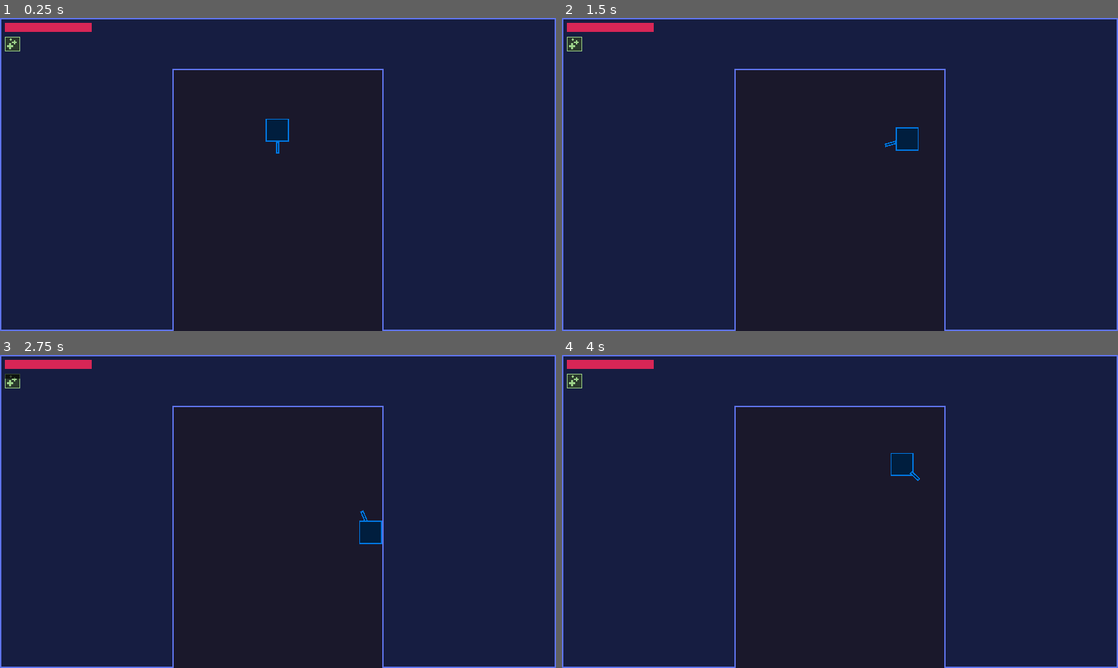
Above: before the commit, frames 1-4 (two rows, left to right).
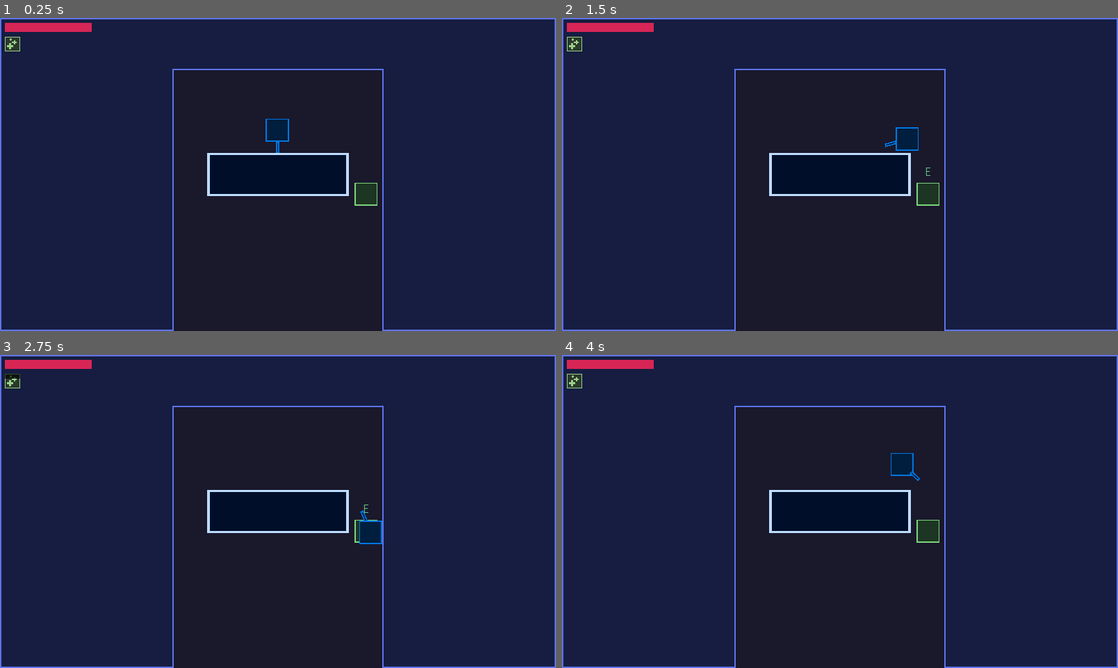
Above: after the commit, the same moments.

Repository: Lunatic-Games/project-beskar
Game: Godot game, scene res://game/game.tscn
Two runs of this game, one before a commit and one after it. Both use one fixed random seed, a clock stepped at 60 frames per second and the inputs below.
Inputs (mouse positions are in pixels of both pictures, inside the frame that each line leads up to):
- Up to frame 1 (0.25 s): no input
- Up to frame 2 (1.5 s): tap Enter at 0.5 s; move the mouse to (962, 158) at 0.52 s; hold D (move_right) 0.53-1.28 s; hold E (interact) 0.53-1.28 s; click (962, 158) at 0.67 s; move the mouse to (728, 190) at 1.27 s; hold S (move_down) from 1.28 s (still down); tap E (interact) at 1.35 s; click (728, 190) at 1.42 s
- Up to frame 3 (2.75 s): move the mouse to (333, 442) at 2.02 s; release S (move_down) at 2.03 s; hold D (move_right) from 2.03 s (still down); hold Q (primary_ability) from 2.03 s (still down); click (333, 442) at 2.17 s; tap E (interact) at 2.3 s
- Up to frame 4 (4 s): tap Space at 2.75 s; move the mouse to (812, 574) at 2.77 s; release D (move_right) at 2.78 s; release Q (primary_ability) at 2.78 s; hold W (move_up) 2.78-3.53 s; click (812, 574) at 2.85 s; tap E (interact) at 3.05, 3.8 s; move the mouse to (1006, 558) at 3.52 s; hold A (move_left) from 3.53 s (still down); hold Right mouse button (secondary_attack) from 3.53 s (still down); click (1006, 558) at 3.67 s

The runs differ from the first frame. In frame 1, 3.8% of the frame differs, in the area x 37-68%, y 43-60%; in frame 2, 3.8%; in frame 3, 3.6%; in frame 4, 3.8%.
Error after the commit: Parse Error: Class "DialogBox" hides a global script class. (res://dialog_manager/dialog_box/dialog_box.gd:1)

Commit message:
BSK-30 Interactable NPCs

Diff:
--- a/_data/location/_data/start_location.tscn
+++ b/_data/location/_data/start_location.tscn
@@ -1,6 +1,7 @@
-[gd_scene load_steps=4 format=3 uid="uid://bc7jgyfi6y7lr"]
+[gd_scene load_steps=5 format=3 uid="uid://bc7jgyfi6y7lr"]
 
 [ext_resource type="PackedScene" uid="uid://cerdey02xv82v" path="res://_data/location/location.tscn" id="1_myai6"]
+[ext_resource type="PackedScene" uid="uid://qykyhne7ihus" path="res://_data/location/interactable/npc/npc.tscn" id="2_e6ke1"]
 [ext_resource type="PackedScene" uid="uid://cdcf4bdeqakww" path="res://_data/location/gateway/gateway.tscn" id="2_gokdn"]
 
 [sub_resource type="RectangleShape2D" id="RectangleShape2D_4pl3s"]
@@ -15,6 +16,10 @@
 [node name="SouthEntrance" type="Marker2D" parent="Markers" index="1"]
 position = Vector2(960, 960)
 
+[node name="NPC" parent="NPCs" index="0" instance=ExtResource("2_e6ke1")]
+position = Vector2(1264, 608)
+dialog = Array[String](["Hello there!", "Good luck!"])
+
 [node name="SouthGateway" parent="Gateways" index="0" instance=ExtResource("2_gokdn")]
 position = Vector2(960, 1056)
 location_file = "res://_data/location/_data/enemy_location.tscn"
--- a/_data/location/interactable/npc/npc.gd
+++ b/_data/location/interactable/npc/npc.gd
@@ -8,4 +8,4 @@
 
 
 func _on_interact_area_interacted_with() -> void:
-	GlobalSignals.interacted_with_npc.emit(self)
+	GlobalSignals.dialog_request.emit(dialog)
--- a/_data/location/interactable/npc/npc.tscn
+++ b/_data/location/interactable/npc/npc.tscn
@@ -1,20 +1,27 @@
-[gd_scene load_steps=4 format=3 uid="uid://qykyhne7ihus"]
+[gd_scene load_steps=6 format=3 uid="uid://qykyhne7ihus"]
 
 [ext_resource type="PackedScene" uid="uid://bfvj0ohb6v0or" path="res://game/character/character.tscn" id="1_8ydxd"]
 [ext_resource type="Script" path="res://_data/location/interactable/npc/npc.gd" id="1_j12yd"]
+[ext_resource type="Texture2D" uid="uid://djy55utqyrcjj" path="res://_assets/art/player/player.png" id="3_hequf"]
+[ext_resource type="PackedScene" uid="uid://cacoagcticlyj" path="res://game/interact_area/interact_area.tscn" id="4_kj42j"]
 
 [sub_resource type="RectangleShape2D" id="RectangleShape2D_vocyv"]
 resource_local_to_scene = true
+size = Vector2(80, 80)
 
 [node name="NPC" instance=ExtResource("1_8ydxd")]
-collision_layer = 0
 script = ExtResource("1_j12yd")
 dialog = Array[String]([])
 ally_mask = 14
 
-[node name="CollisionShape" parent="." index="0"]
+[node name="Sprite" type="Sprite2D" parent="." index="0"]
+self_modulate = Color(0.580392, 0.945098, 0.537255, 1)
+texture = ExtResource("3_hequf")
+
+[node name="CollisionShape" parent="." index="1"]
+visible = false
 shape = SubResource("RectangleShape2D_vocyv")
 
-[node name="HitBox" parent="." index="1"]
-collision_layer = 16
-collision_mask = 0
+[node name="InteractArea" parent="." index="3" instance=ExtResource("4_kj42j")]
+
+[connection signal="interacted_with" from="InteractArea" to="." method="_on_interact_area_interacted_with"]
--- /dev/null
+++ b/dialog_manager/dialog_box/dialog_box.gd
@@ -0,0 +1,38 @@
+class_name DialogBox
+extends ColorRect
+
+
+const TEXT_CHARACTER_DELAY: float = 0.05
+
+var character_delay_timer: float = 0.0
+
+@onready var label: Label = $MarginContainer/Label
+
+
+func _process(delta: float) -> void:
+	if not visible:
+		return
+
+	if label.visible_characters < label.text.length():
+		character_delay_timer += delta
+
+		while character_delay_timer > TEXT_CHARACTER_DELAY:
+			label.visible_characters += 1
+			character_delay_timer -= TEXT_CHARACTER_DELAY
+
+
+func set_text(text: String):
+	label.text = text
+	label.visible_characters = 0
+
+
+func clear_text():
+	label.text = ""
+
+
+func is_still_typing_out():
+	return label.visible_characters < label.text.length()
+
+
+func skip_typing():
+	label.visible_characters = label.text.length()
--- /dev/null
+++ b/dialog_manager/dialog_box/dialog_box.tscn
@@ -0,0 +1,47 @@
+[gd_scene load_steps=3 format=3 uid="uid://7cudvwikqxt5"]
+
+[ext_resource type="Script" path="res://dialog_manager/dialog_box/dialog_box.gd" id="1_qbonc"]
+[ext_resource type="FontFile" uid="uid://dduvd5awse34i" path="res://_assets/fonts/Inconsolata.ttf" id="2_o7dw5"]
+
+[node name="DialogBox" type="ColorRect"]
+offset_left = 350.0
+offset_top = 432.0
+offset_right = 822.0
+offset_bottom = 560.0
+color = Color(0, 0.054902, 0.160784, 1)
+script = ExtResource("1_qbonc")
+
+[node name="Border" type="ColorRect" parent="."]
+show_behind_parent = true
+layout_mode = 1
+anchors_preset = 15
+anchor_right = 1.0
+anchor_bottom = 1.0
+offset_left = -8.0
+offset_top = -8.0
+offset_right = 8.0
+offset_bottom = 8.0
+grow_horizontal = 2
+grow_vertical = 2
+color = Color(0.741176, 0.862745, 1, 1)
+
+[node name="MarginContainer" type="MarginContainer" parent="."]
+layout_mode = 1
+anchors_preset = 15
+anchor_right = 1.0
+anchor_bottom = 1.0
+grow_horizontal = 2
+grow_vertical = 2
+theme_override_constants/margin_left = 10
+theme_override_constants/margin_top = 5
+theme_override_constants/margin_right = 10
+theme_override_constants/margin_bottom = 5
+
+[node name="Label" type="Label" parent="MarginContainer"]
+layout_mode = 2
+size_flags_vertical = 1
+theme_override_colors/font_color = Color(0.780392, 0.835294, 1, 1)
+theme_override_fonts/font = ExtResource("2_o7dw5")
+theme_override_font_sizes/font_size = 30
+autowrap_mode = 3
+visible_characters = 0
--- /dev/null
+++ b/dialog_manager/dialog_manager.gd
@@ -0,0 +1,64 @@
+class_name DialogManager
+extends Control
+
+
+signal finished_current_text
+signal finished_all_text
+
+var queued_text: Array[String]
+
+@onready var dialog_box: DialogBox = $DialogBox
+
+
+func _ready() -> void:
+	dialog_box.hide()
+	GlobalSignals.dialog_request.connect(_on_GlobalSignals_dialog_request)
+
+
+func _input(event) -> void:
+	var mouse_press = event is InputEventMouseButton and event.pressed
+	if dialog_box.visible and (event.is_action_pressed("interact") or mouse_press):
+		get_viewport().set_input_as_handled()
+		_next()
+
+
+func _on_GlobalSignals_dialog_request(dialog_pages: Array[String]):
+	for dialog in dialog_pages:
+		queue_text(dialog)
+
+
+func display_text(text: String) -> void:
+	get_tree().paused = true
+	dialog_box.show()
+	dialog_box.set_text(text)
+
+
+func display_and_wait(text: String) -> void:
+	display_text(text)
+	await(finished_all_text)
+
+
+func queue_text(text: String) -> void:
+	if dialog_box.visible:
+		queued_text.append(text)
+	else:
+		display_text(text)
+
+
+func queue_and_wait(text: String) -> void:
+	queue_text(text)
+	await(finished_all_text)
+
+
+func _next():
+	if dialog_box.is_still_typing_out():
+		dialog_box.skip_typing()
+		return
+
+	finished_current_text.emit()
+	if queued_text:
+		display_text(queued_text.pop_front())
+	else:
+		dialog_box.hide()
+		finished_all_text.emit()
+		get_tree().paused = false
--- /dev/null
+++ b/dialog_manager/dialog_manager.tscn
@@ -0,0 +1,29 @@
+[gd_scene load_steps=3 format=3 uid="uid://cc4pekvjc4nsk"]
+
+[ext_resource type="PackedScene" uid="uid://7cudvwikqxt5" path="res://dialog_manager/dialog_box/dialog_box.tscn" id="1_d7bb3"]
+[ext_resource type="Script" path="res://dialog_manager/dialog_manager.gd" id="1_ikuix"]
+
+[node name="DialogManager" type="Control"]
+process_mode = 3
+layout_mode = 3
+anchors_preset = 15
+anchor_right = 1.0
+anchor_bottom = 1.0
+grow_horizontal = 2
+grow_vertical = 2
+mouse_filter = 2
+script = ExtResource("1_ikuix")
+
+[node name="DialogBox" parent="." instance=ExtResource("1_d7bb3")]
+layout_mode = 1
+anchors_preset = 8
+anchor_left = 0.5
+anchor_top = 0.5
+anchor_right = 0.5
+anchor_bottom = 0.5
+offset_left = -236.0
+offset_top = -66.5
+offset_right = 236.0
+offset_bottom = 66.5
+grow_horizontal = 2
+grow_vertical = 2
--- a/game/game.tscn
+++ b/game/game.tscn
@@ -1,9 +1,10 @@
-[gd_scene load_steps=5 format=3 uid="uid://b3pwtmpqeypyc"]
+[gd_scene load_steps=6 format=3 uid="uid://b3pwtmpqeypyc"]
 
 [ext_resource type="PackedScene" uid="uid://bc7jgyfi6y7lr" path="res://_data/location/_data/start_location.tscn" id="1_lh5ax"]
 [ext_resource type="Script" path="res://game/game.gd" id="1_mgbqf"]
 [ext_resource type="PackedScene" uid="uid://d2kmkorwnlxnn" path="res://ui/resource_bar/resource_bar.tscn" id="3_2akh5"]
 [ext_resource type="PackedScene" uid="uid://cuddeirdlbn16" path="res://ui/ability_bar/ability_bar.tscn" id="4_kc4cw"]
+[ext_resource type="PackedScene" uid="uid://cc4pekvjc4nsk" path="res://dialog_manager/dialog_manager.tscn" id="5_avx8h"]
 
 [node name="Game" type="Node2D"]
 script = ExtResource("1_mgbqf")
@@ -20,3 +21,7 @@
 shake_on_increase = false
 
 [node name="AbilityBar" parent="HUD" instance=ExtResource("4_kc4cw")]
+
+[node name="Overlays" type="CanvasLayer" parent="."]
+
+[node name="DialogManager" parent="Overlays" instance=ExtResource("5_avx8h")]
--- a/game/interact_area/interact_area.tscn
+++ b/game/interact_area/interact_area.tscn
@@ -1,25 +1,28 @@
-[gd_scene load_steps=3 format=3 uid="uid://cacoagcticlyj"]
+[gd_scene load_steps=4 format=3 uid="uid://cacoagcticlyj"]
 
 [ext_resource type="Script" path="res://game/interact_area/interact_area.gd" id="1_ap43u"]
+[ext_resource type="FontFile" uid="uid://dduvd5awse34i" path="res://_assets/fonts/Inconsolata.ttf" id="2_innhe"]
 
-[sub_resource type="RectangleShape2D" id="RectangleShape2D_l5t2h"]
-size = Vector2(125, 125)
+[sub_resource type="CircleShape2D" id="CircleShape2D_cx0xy"]
+radius = 177.102
 
 [node name="InteractArea" type="Area2D"]
+collision_layer = 0
 collision_mask = 64
 script = ExtResource("1_ap43u")
 
 [node name="CollisionShape2D" type="CollisionShape2D" parent="."]
 rotation = 0.785397
-shape = SubResource("RectangleShape2D_l5t2h")
+shape = SubResource("CircleShape2D_cx0xy")
 
 [node name="Prompt" type="Label" parent="."]
-visible = false
 offset_left = -20.0
-offset_top = -77.0
+offset_top = -99.0
 offset_right = 20.0
-offset_bottom = -32.0
-theme_override_font_sizes/font_size = 30
+offset_bottom = -53.0
+theme_override_colors/font_color = Color(0.372549, 0.760784, 0.517647, 1)
+theme_override_fonts/font = ExtResource("2_innhe")
+theme_override_font_sizes/font_size = 40
 text = "E"
 horizontal_alignment = 1
 
--- a/global/signals.gd
+++ b/global/signals.gd
@@ -1,5 +1,5 @@
 extends Node
 
-signal dialog_request(dialog: Array[String])
+signal dialog_request(dialog_pages: Array[String])
 signal player_to_marker_request(player: Player, marker_name)
 signal location_transition_request(location: Location, marker_name: String)
Binary file added: _assets/fonts/Inconsolata.ttf
Not shown, added: _assets/fonts/Inconsolata.ttf.import
